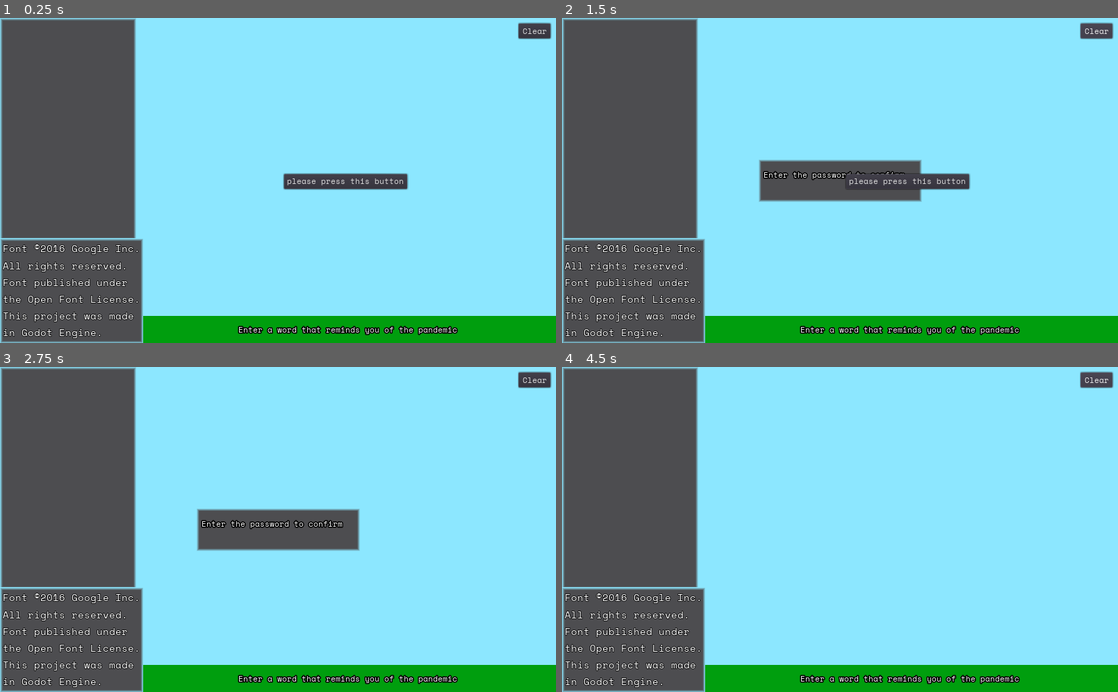
Above: before the commit, frames 1-4 (two rows, left to right).
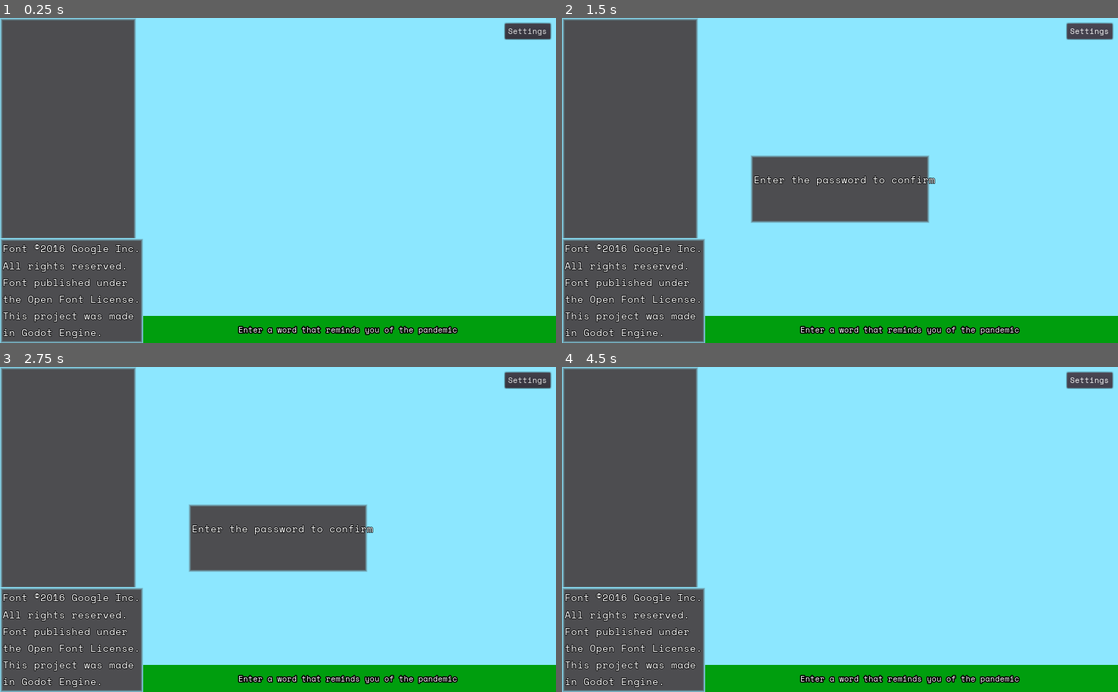
Above: after the commit, the same moments.

Repository: the-alex-g/CornerstoneCompo2022
Game: Godot game, scene res://Main.tscn
Two runs of this game, one before a commit and one after it. Both use one fixed random seed, a clock stepped at 60 frames per second and the inputs below.
Inputs (mouse positions are in pixels of both pictures, inside the frame that each line leads up to):
- Up to frame 1 (0.25 s): no input
- Up to frame 2 (1.5 s): click (1095, 31) at 0.5 s, where only the run before the commit has a clickable "Clear"; click (1090, 31) at 1.25 s, where only the run after the commit has a clickable "Settings"
- Up to frame 3 (2.75 s): click (344, 529) at 2 s, where only the run before the commit has a clickable "please press this button"
- Up to frame 4 (4.5 s): click (1095, 380) at 2.75 s, where only the run before the commit has a clickable "Clear"; click (1095, 380) at 3.5 s, where only the run before the commit has a clickable "Clear"; tap Enter at 4.25 s

The runs differ from the first frame. In frame 1, 1.4% of the frame differs, in the area x 50-100%, y 1-53%; in frame 2, 4.5%, in the area x 34-100%, y 1-64%; in frame 3, 4.2%; in frame 4, 0.2%.

Commit message:
Add menu for fullscreen and clearing

Diff:
--- a/project/Main.gd
+++ b/project/Main.gd
@@ -30,9 +30,11 @@
 onready var _foreground = $CityContainer/Foreground as Label
 onready var _midground = $CityContainer/Midground as Label
 onready var _background = $CityContainer/Background as Label
-onready var _password_field = $Password/VBoxContainer/Password as Label
-onready var _popup = $Password as Panel
-onready var _password_button = $Button as Button
+onready var _password_field = $PopupPanel/Password/Password as Label
+onready var _password_container = $PopupPanel/Password as VBoxContainer
+onready var _menu_container = $PopupPanel/Menu as VBoxContainer
+onready var _popup = $PopupPanel as Panel
+onready var _settings_button = $Settings as Button
 
 
 func _ready()->void:
@@ -99,10 +101,10 @@
 func _submit_word()->void:
 	if _password_mode:
 		if _password.to_lower() == PASSWORD:
-			_clear()
-			_password_button.focus_mode = Control.FOCUS_CLICK
+			_settings_button.focus_mode = Control.FOCUS_CLICK
 		else:
-			_hide_password()
+			_popup.visible = false
+		_hide_password()
 	else:
 		if _clear_timer.is_stopped() and not _is_clearing:
 			_clear_timer.start()
@@ -130,14 +132,14 @@
 	_foreground.text = ""
 	_background.text = ""
 	_midground.text = ""
-	_hide_password()
 
 
 func _hide_password()->void:
-	_popup.visible = false
 	_password = ""
 	_password_field.text = ""
 	_password_mode = false
+	_password_container.visible = false
+	_menu_container.visible = true
 
 
 func _update_wordlist()->void:
@@ -221,11 +223,21 @@
 	_is_clearing = true
 
 
-func _on_Button_pressed()->void:
+func _on_Settings_pressed()->void:
 	_popup.visible = true
+	_password_container.visible = true
+	_menu_container.visible = false
 	_password_mode = true
-	_password_button.focus_mode = Control.FOCUS_NONE
-
-
-func _on_SplashButton_pressed()->void:
-	$SplashButton.hide()
+	_settings_button.focus_mode = Control.FOCUS_NONE
+
+
+func _on_ClearButton_pressed()->void:
+	_clear()
+
+
+func _on_FullScreen_toggled(button_pressed)->void:
+	OS.window_fullscreen = button_pressed
+
+
+func _on_Done_pressed()->void:
+	_popup.visible = false
--- a/project/Main.tscn
+++ b/project/Main.tscn
@@ -107,55 +107,88 @@
 wait_time = 60.0
 one_shot = true
 
-[node name="Button" type="Button" parent="."]
+[node name="Settings" type="Button" parent="."]
 anchor_left = 1.0
 anchor_right = 1.0
-margin_left = -69.0
+margin_left = -94.0
 margin_top = 10.0
 margin_right = -10.0
-margin_bottom = 34.0
+margin_bottom = 39.0
+text = "Settings"
+__meta__ = {
+"_edit_use_anchors_": false
+}
+
+[node name="PopupPanel" type="Panel" parent="."]
+visible = false
+anchor_left = 0.5
+anchor_top = 0.5
+anchor_right = 0.5
+anchor_bottom = 0.5
+margin_left = -165.0
+margin_top = -47.0
+margin_right = 165.0
+margin_bottom = 79.0
+custom_styles/panel = ExtResource( 3 )
+__meta__ = {
+"_edit_use_anchors_": false
+}
+
+[node name="Password" type="VBoxContainer" parent="PopupPanel"]
+anchor_left = 0.5
+anchor_top = 0.5
+anchor_right = 0.5
+anchor_bottom = 0.5
+margin_left = -159.5
+margin_top = -30.0
+margin_right = 159.5
+margin_bottom = 30.0
+__meta__ = {
+"_edit_use_anchors_": false
+}
+
+[node name="Instructions" type="Label" parent="PopupPanel/Password"]
+margin_right = 319.0
+margin_bottom = 28.0
+custom_fonts/font = ExtResource( 4 )
+text = "Enter the password to confirm"
+
+[node name="Password" type="Label" parent="PopupPanel/Password"]
+margin_top = 32.0
+margin_right = 319.0
+margin_bottom = 60.0
+custom_fonts/font = ExtResource( 4 )
+
+[node name="Menu" type="VBoxContainer" parent="PopupPanel"]
+visible = false
+anchor_left = 0.5
+anchor_right = 0.5
+margin_left = -95.0
+margin_right = 95.0
+margin_bottom = 116.0
+__meta__ = {
+"_edit_use_anchors_": false
+}
+
+[node name="FullScreen" type="CheckButton" parent="PopupPanel/Menu"]
+margin_right = 190.0
+margin_bottom = 40.0
+custom_fonts/font = ExtResource( 4 )
+text = "Fullscreen"
+
+[node name="ClearButton" type="Button" parent="PopupPanel/Menu"]
+margin_top = 44.0
+margin_right = 190.0
+margin_bottom = 78.0
+custom_fonts/font = ExtResource( 4 )
 text = "Clear"
-__meta__ = {
-"_edit_use_anchors_": false
-}
-
-[node name="Password" type="Panel" parent="."]
-visible = false
-anchor_left = 0.5
-anchor_top = 0.5
-anchor_right = 0.5
-anchor_bottom = 0.5
-margin_left = -150.5
-margin_top = -39.5
-margin_right = 150.5
-margin_bottom = 39.5
-custom_styles/panel = ExtResource( 3 )
-__meta__ = {
-"_edit_use_anchors_": false
-}
-
-[node name="VBoxContainer" type="VBoxContainer" parent="Password"]
-anchor_left = 0.5
-anchor_top = 0.5
-anchor_right = 0.5
-anchor_bottom = 0.5
-margin_left = -141.5
-margin_top = -22.0
-margin_right = 141.5
-margin_bottom = 22.0
-__meta__ = {
-"_edit_use_anchors_": false
-}
-
-[node name="Instructions" type="Label" parent="Password/VBoxContainer"]
-margin_right = 283.0
-margin_bottom = 20.0
-text = "Enter the password to confirm"
-
-[node name="Password" type="Label" parent="Password/VBoxContainer"]
-margin_top = 24.0
-margin_right = 283.0
-margin_bottom = 44.0
+
+[node name="Done" type="Button" parent="PopupPanel/Menu"]
+margin_top = 82.0
+margin_right = 190.0
+margin_bottom = 116.0
+custom_fonts/font = ExtResource( 4 )
+text = "Back"
 
 [node name="TextDisplay" type="Label" parent="."]
 anchor_left = 0.5
@@ -173,22 +206,9 @@
 "_edit_use_anchors_": false
 }
 
-[node name="SplashButton" type="Button" parent="."]
-anchor_left = 0.5
-anchor_top = 0.5
-anchor_right = 0.5
-anchor_bottom = 0.5
-margin_left = 13.0
-margin_top = -12.0
-margin_right = 237.0
-margin_bottom = 12.0
-grow_horizontal = 2
-text = "please press this button"
-__meta__ = {
-"_edit_use_anchors_": false
-}
-
 [connection signal="timeout" from="AdvanceStringTimer" to="." method="_on_AdvanceStringTimer_timeout"]
 [connection signal="timeout" from="ClearTimer" to="." method="_on_ClearTimer_timeout"]
-[connection signal="pressed" from="Button" to="." method="_on_Button_pressed"]
-[connection signal="pressed" from="SplashButton" to="." method="_on_SplashButton_pressed"]
+[connection signal="pressed" from="Settings" to="." method="_on_Settings_pressed"]
+[connection signal="toggled" from="PopupPanel/Menu/FullScreen" to="." method="_on_FullScreen_toggled"]
+[connection signal="pressed" from="PopupPanel/Menu/ClearButton" to="." method="_on_ClearButton_pressed"]
+[connection signal="pressed" from="PopupPanel/Menu/Done" to="." method="_on_Done_pressed"]
